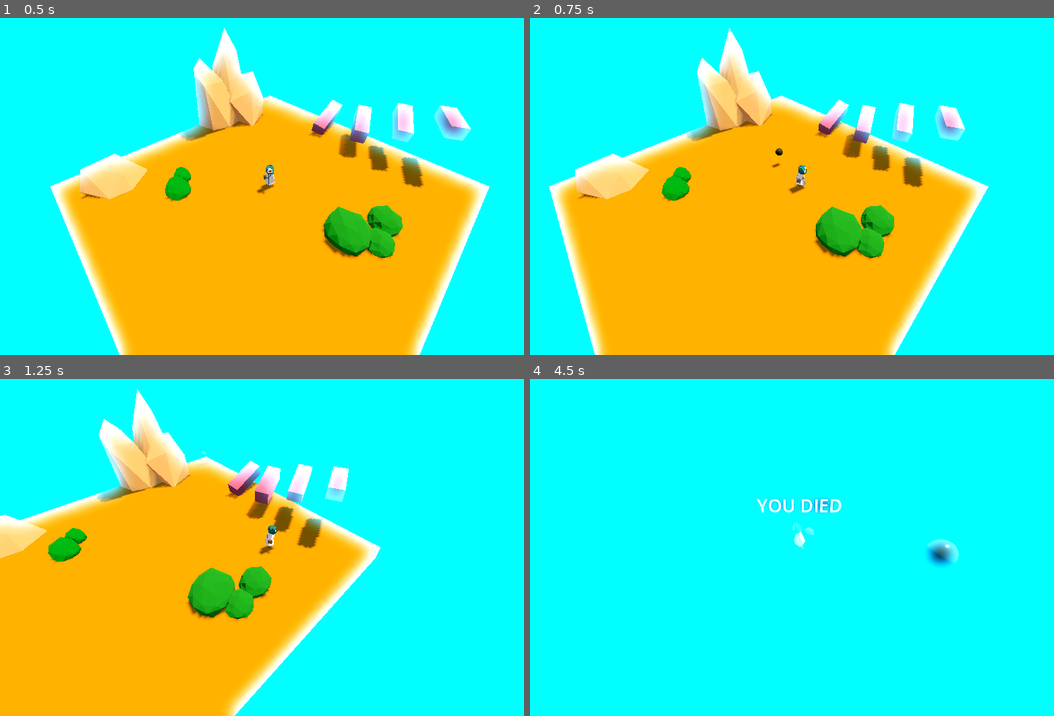
Above: before the commit, frames 1-4 (two rows, left to right).
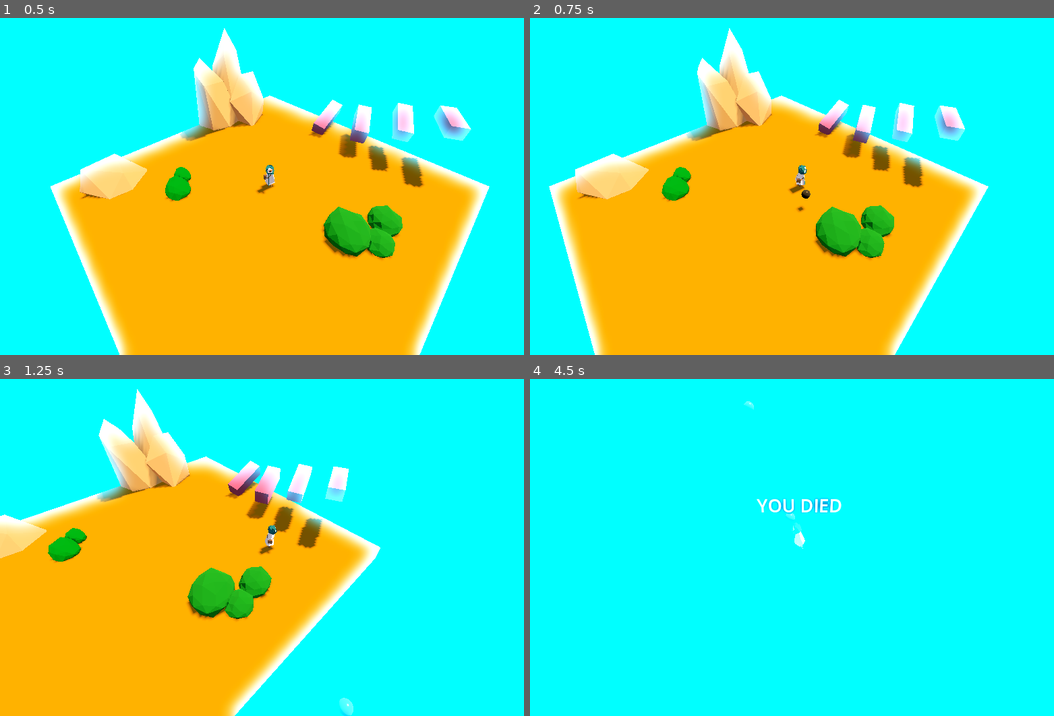
Above: after the commit, the same moments.

Repository: DeepRestGames/EcoDungeon
Game: Godot game, scene res://scenes/PrototypeScene_01.tscn
Same seed, same stepped clock (60 frames per second), same inputs: the game is played once before the commit and once after it. A sky picture missing from this copy of the repository is replaced by a grey-blue gradient.
Inputs (mouse positions are in pixels of both pictures, inside the frame that each line leads up to):
- Up to frame 1 (0.5 s): no input
- Up to frame 2 (0.75 s): tap Enter at 0.5 s; move the mouse to (917, 169) at 0.52 s; hold D (move_right) from 0.53 s (still down); click (917, 169) at 0.6 s
- Up to frame 3 (1.25 s): keep holding D (move_right)
- Up to frame 4 (4.5 s): move the mouse to (692, 564) at 1.27 s; release D (move_right) at 1.28 s; hold S (move_down) 1.28-2.03 s; click (692, 564) at 1.35 s; move the mouse to (854, 473) at 2.02 s; hold D (move_right) 2.03-2.78 s; tap Space (spacebar) at 2.1, 4.25 s; click (854, 473) at 2.3 s; move the mouse to (771, 614) at 2.77 s; hold W (move_up) 2.78-3.53 s; tap Mouse wheel up (zoom_in) at 2.85 s; click (771, 614) at 3.05 s; move the mouse to (959, 598) at 3.52 s; hold Mouse wheel down (zoom_out) 3.53-4.28 s; hold A (move_left) from 3.53 s (still down); click (959, 598) at 3.8 s; move the mouse to (640, 496) at 4.27 s; click (640, 496) at 4.35 s

Frame 1 is identical in both runs. In frame 2, less than 0.1% of the frame differs, in the area x 46-54%, y 38-58%; in frame 3, 0.1%; in frame 4, 0.5%, in the area x 40-82%, y 6-56%.

Commit message:
Shoot towards player direction

Diff:
--- a/scenes/Player.tscn
+++ b/scenes/Player.tscn
@@ -402,7 +402,7 @@
 bones/3/rest = Transform3D(1, 0, 0, 0, 1, 0, 0, 0, 1, 0, 1.78706, 0)
 bones/3/enabled = true
 bones/3/position = Vector3(0, 1.78706, 0)
-bones/3/rotation = Quaternion(-0.0340668, 0.00751368, 0.011363, 0.999327)
+bones/3/rotation = Quaternion(-0.0361412, 0.00776974, 0.0117503, 0.999247)
 bones/3/scale = Vector3(1, 1, 1)
 bones/4/name = "upperleg.L"
 bones/4/parent = 0
@@ -525,6 +525,9 @@
 spread = 15.0
 gravity = Vector3(0, 0, 0)
 
+[node name="BulletTo" type="Node3D" parent="PlayerModel/Armature/Skeleton3D/BulletOrigin"]
+transform = Transform3D(1, 0, 0, 0, 1, 0, 0, 0, 1, 0, 0, 5)
+
 [node name="AnimationTree" type="AnimationTree" parent="PlayerModel"]
 libraries = {
 "": SubResource("AnimationLibrary_krws2")
--- a/scripts/Player.gd
+++ b/scripts/Player.gd
@@ -29,15 +29,16 @@
 # --- Shooting variables ---
 @onready var fire_cooldown = $FireCooldown
 @onready var shoot_from = player_model.get_node("Armature/Skeleton3D/BulletOrigin")
+@onready var shoot_to = player_model.get_node("Armature/Skeleton3D/BulletOrigin/BulletTo")
 
 # ------------------------------------
 # Get the gravity from the project settings to be synced with RigidBody nodes.
 var gravity = ProjectSettings.get_setting("physics/3d/default_gravity")
 
-func _ready():
-	# Pre-initialize orientation transform.
-	orientation = player_model.global_transform
-	orientation.origin = Vector3()
+#func _ready():
+	## Pre-initialize orientation transform.
+	#orientation = player_model.global_transform
+	#orientation.origin = Vector3()
 
 
 func _unhandled_input(event):
@@ -89,13 +90,13 @@
 	# --- Shooting ---
 	if Input.is_action_just_pressed("shoot"):
 		var shoot_origin = shoot_from.global_transform.origin
-		var shoot_dir = (direction - shoot_origin).normalized()
+		var shoot_dir = shoot_to.global_transform.origin
 		# Spawn and shoot bullet
 		var bullet = preload("res://scenes/Projectile.tscn").instantiate()
 		get_parent().add_child(bullet, true)
 		bullet.global_transform.origin = shoot_origin
 		# If we don't rotate the bullets there is no useful way to control the particles ..
-		bullet.look_at(shoot_origin + shoot_dir, Vector3.UP)
+		bullet.look_at(shoot_dir, Vector3.UP)
 		bullet.add_collision_exception_with(self)
 
 	move_and_slide()
--- a/scripts/Projectile.gd
+++ b/scripts/Projectile.gd
@@ -19,11 +19,10 @@
 	if time_alive < 0:
 		hit = true
 	# TODO: will need collion masks and layers to determine impact
-	var collision = move_and_collide(-delta * BULLET_VELOCITY * transform.basis.x)
+	var collision = move_and_collide(-delta * BULLET_VELOCITY * transform.basis.z)
 	if collision:
 		collision_shape.disabled = true
 		hit = true
-	print(hit)
 
 
 #func explode():
